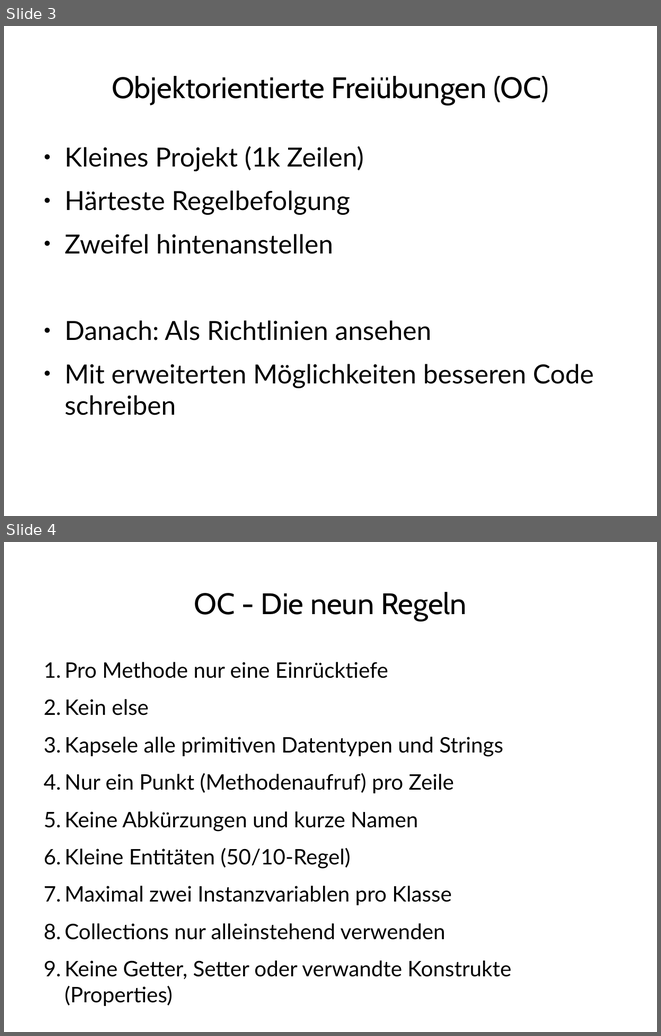
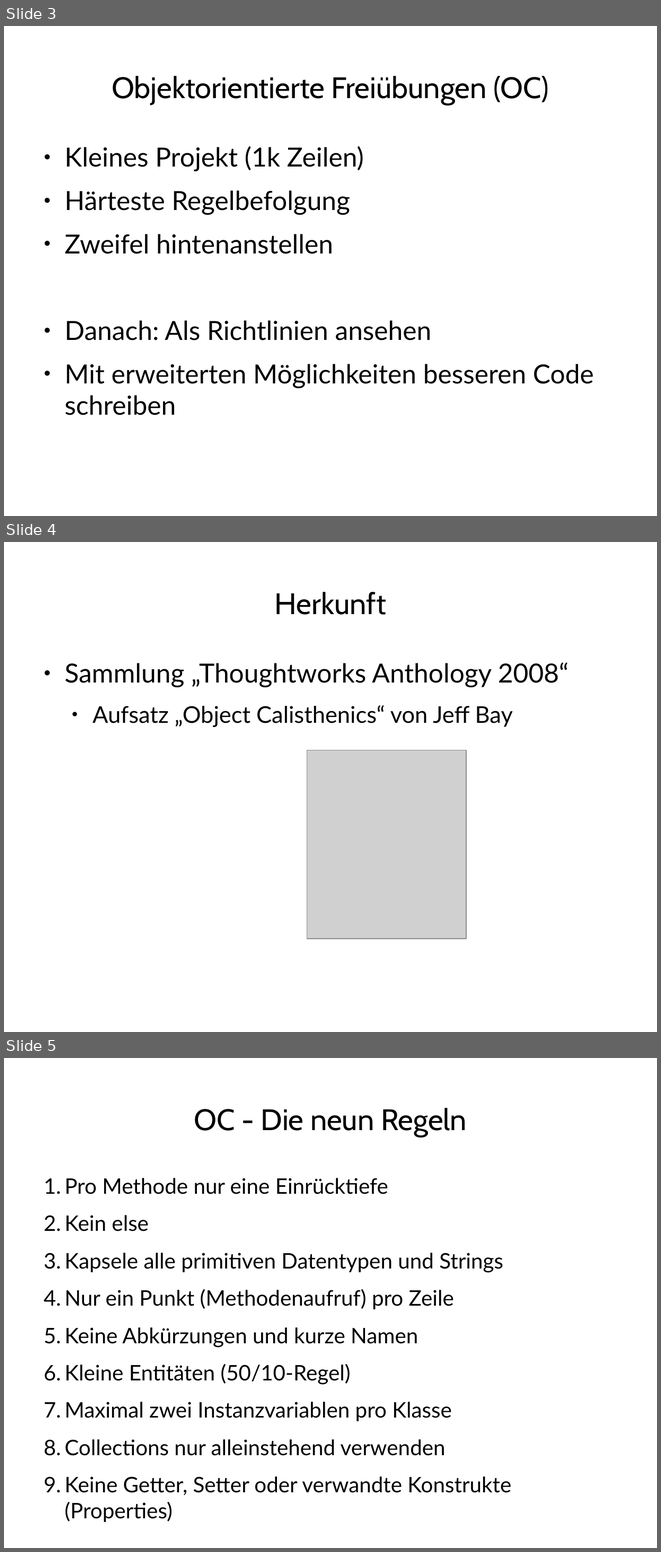
Before and after one commit to dlindner/vorlesung-se2-dhbw, a slide deck: added_2009/Object Calisthenics.odp. Shown one above the other, each under a label of ours: slides 3 and 4 before the commit, slides 3, 4 and 5 after it. The pictures are 661x1036 and 661x1552 pixels, drawn with LibreOffice and Linux fonts; fonts in the diff are those of the drawing; grey boxes stand for pictures; background and template pictures are left out. Boxes give left, top, right and bottom in pixels: in the first picture for what was removed or moved away, otherwise in the second. Text is boxed around its words. In the diff, an @@ line names an element or a change of style, - is before the commit and + after.

Commit message:
Herkunft der OC eingefuegt

```diff
--- a/added_2009/Object Calisthenics.odp
+++ b/added_2009/Object Calisthenics.odp
@@ slide 4 added at [4, 542, 657, 1032], background #FFFFFF @@
@@ title added at [275, 592, 386, 615], 36 pt, text #000000 @@
+Herkunft
@@ text added at [64, 662, 568, 727], 28 pt, text #000000 @@
+● Sammlung „Thoughtworks Anthology 2008“
+  ● Aufsatz „Object Calisthenics“ von Jeff Bay
@@ picture added at [307, 750, 467, 938] @@
@@ what was slide 4 is now slide 5 @@
```
